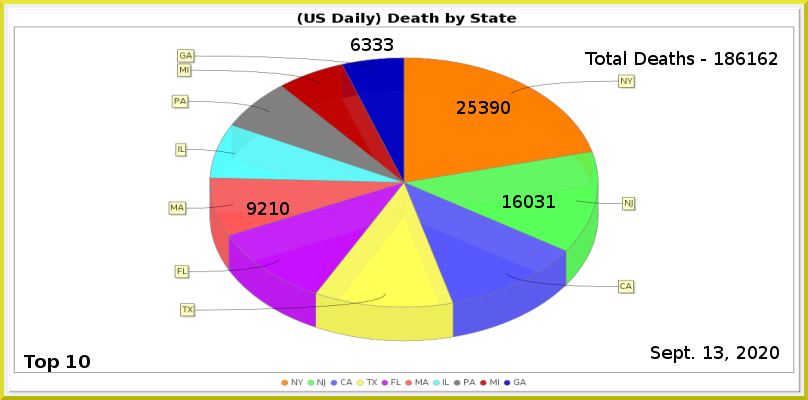
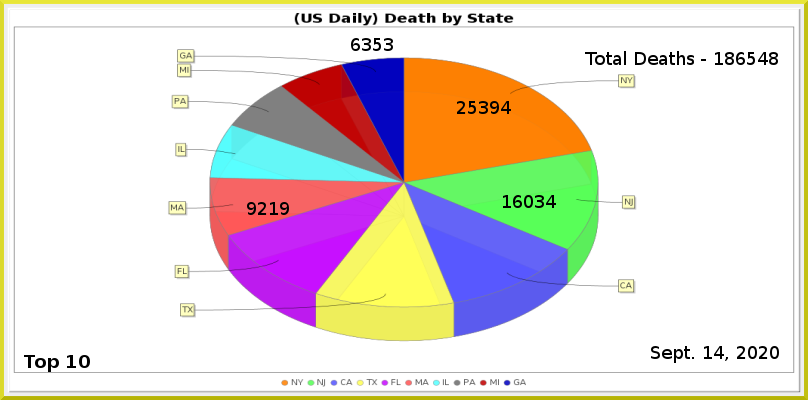
Comparing the layer stacks of the two 808 × 400 images. Changes:
painted on "Least" over [373, 38, 382, 51]
painted on "MA" over [280, 202, 289, 215]
painted on "NJ" over [546, 195, 556, 208]
painted on "NY" over [501, 101, 511, 114]
renamed "Total Deaths - 186162" to "Total Deaths - 186548", painted on it over [747, 52, 778, 65]
painted on "Current Date" over [714, 346, 724, 359]
painted on "Death_by_State.png" over [168, 12, 637, 342]
